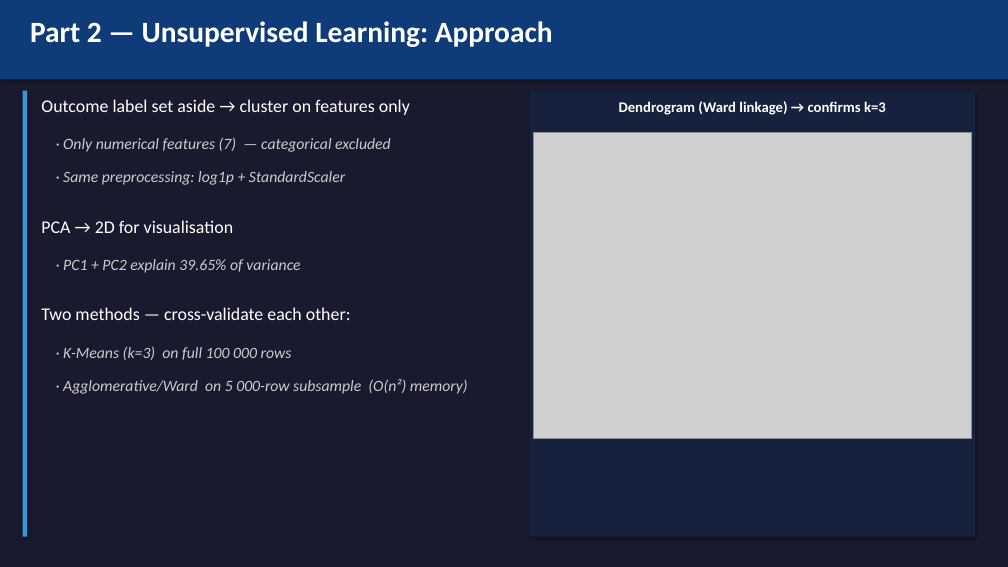
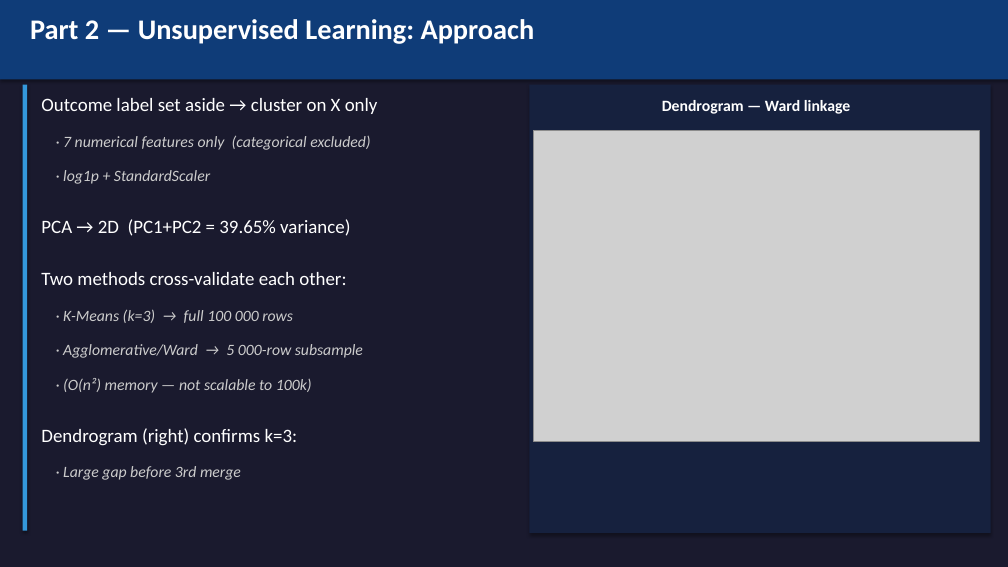
Before and after one commit to Clement-NI/Machine_learning_project_kaggle_start_up_success_data, a slide deck: slide 7 of scientificProject1/report/presentation.pptx. Drawn at 1008x567 pixels with LibreOffice and Linux fonts; fonts in the diff are those of the drawing; grey boxes stand for pictures. Boxes give left, top, right and bottom in pixels: in the first picture for what was removed or moved away, otherwise in the second. Text is boxed around its words. In the diff, an @@ line names an element or a change of style, - is before the commit and + after.

```diff
--- a/scientificProject1/report/presentation.pptx
+++ b/scientificProject1/report/presentation.pptx
@@ text "Part 2 — Unsupervised Learning: ..." at [30, 19, 535, 44]: size 28 to 27 pt @@
@@ rectangle: place and size @@
-rectangle at [23, 91, 27, 537]
+rectangle at [23, 85, 27, 531]
@@ rectangle: place and size @@
-rectangle at [529, 91, 975, 537]
+rectangle at [529, 85, 991, 533]
@@ text at [41, 98, 378, 114]: text changed; size 17 to 18 pt @@
-Outcome label set aside → cluster on features only
+Outcome label set aside → cluster on X only
@@ text at [662, 100, 851, 114]: text changed; size 14 to 15 pt @@
-Dendrogram (Ward linkage) → confirms k=3
+Dendrogram — Ward linkage
@@ text at [63, 135, 370, 150]: text changed @@
-· Only numerical features (7) — categorical excluded
+· 7 numerical features only (categorical excluded)
@@ picture: place and size @@
-picture at [533, 132, 972, 439]
+picture at [533, 130, 979, 442]
@@ text at [63, 170, 210, 184]: text changed @@
-· Same preprocessing: log1p + StandardScaler
+· log1p + StandardScaler
@@ text at [41, 219, 350, 236]: text changed; size 17 to 18 pt @@
-PCA → 2D for visualisation
+PCA → 2D (PC1+PC2 = 39.65% variance)
@@ text removed at [63, 259, 300, 273] @@
-· PC1 + PC2 explain 39.65% of variance
@@ text at [41, 272, 346, 285]: text changed; size 17 to 18 pt @@
-Two methods — cross-validate each other:
+Two methods cross-validate each other:
@@ text at [63, 309, 293, 323]: text changed @@
-· K-Means (k=3) on full 100 000 rows
+· K-Means (k=3) → full 100 000 rows
@@ text added at [63, 344, 363, 358], 15 pt, text #CCCCCC, italic @@
+· Agglomerative/Ward → 5 000-row subsample
@@ text at [63, 378, 312, 393]: text changed @@
-· Agglomerative/Ward on 5 000-row subsample (O(n²) memory)
+· (O(n²) memory — not scalable to 100k)
@@ text added at [41, 428, 298, 446], 18 pt, text #FFFFFF @@
+Dendrogram (right) confirms k=3:
@@ text added at [63, 466, 241, 480], 15 pt, text #CCCCCC, italic @@
+· Large gap before 3rd merge
```
Also in this commit, not shown: 9 other slides changed, 3 slides added, 1 slide removed.
